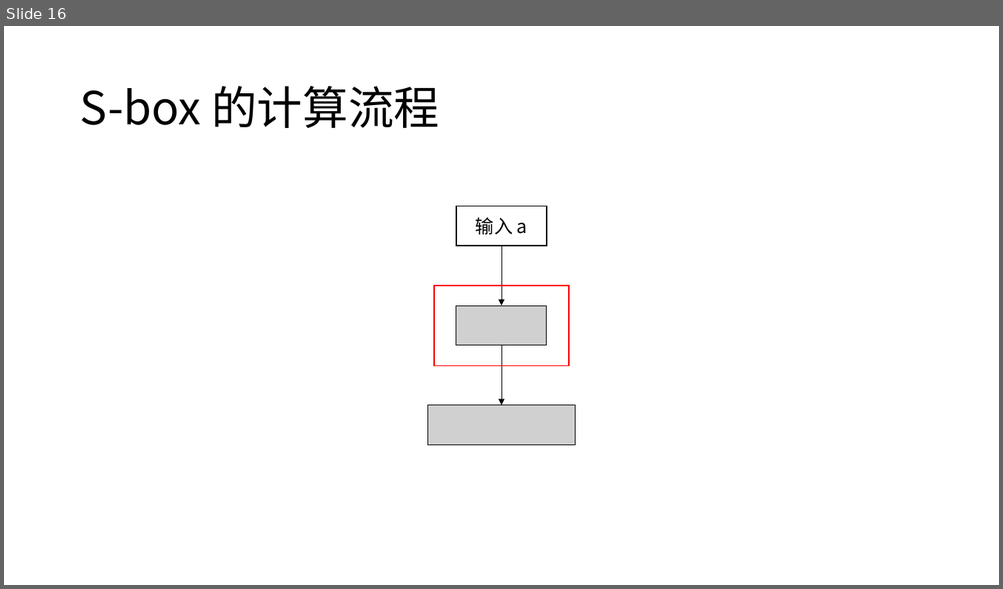
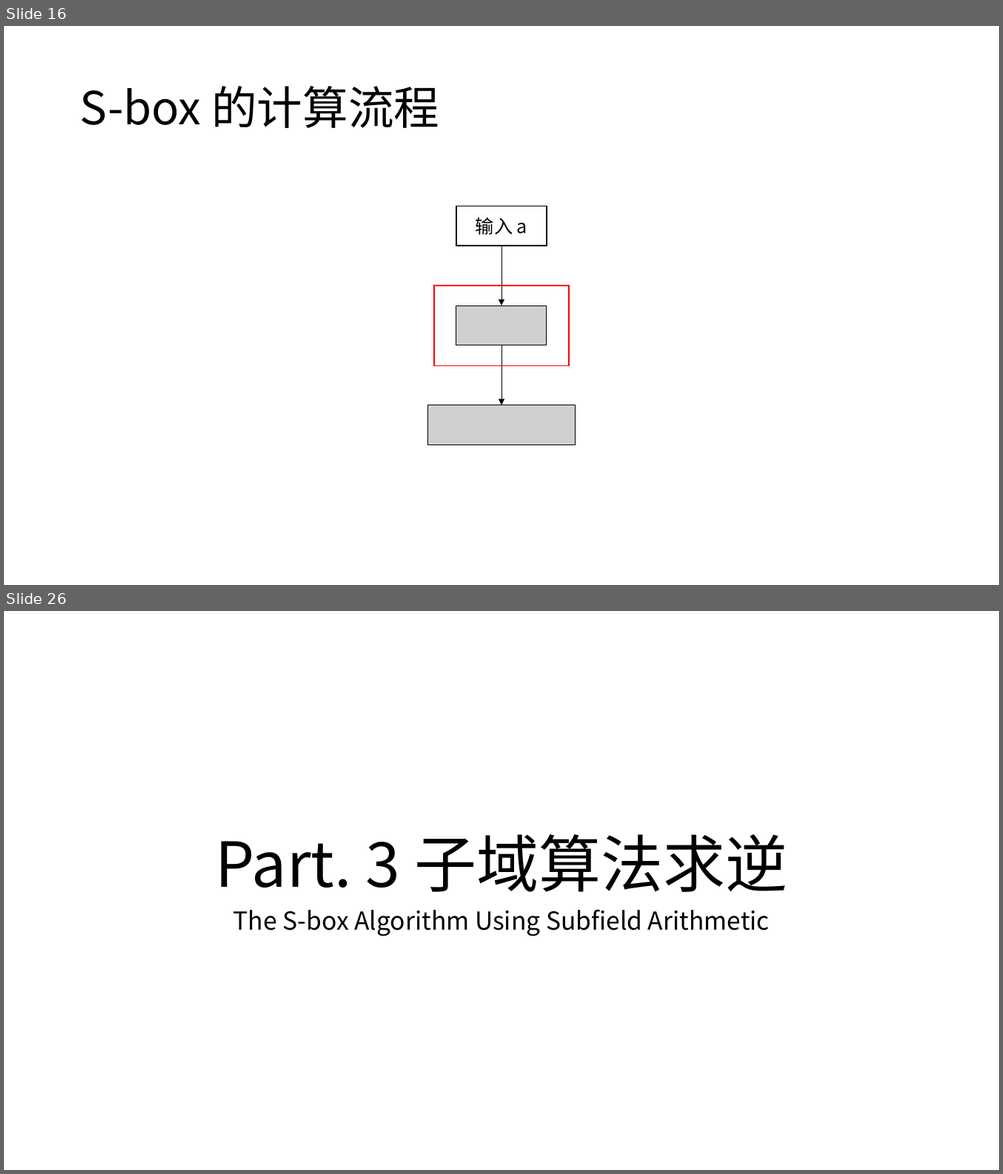
Before and after one commit to Blogg9ggg/Notes, a slide deck: A Very Compact S-box for AES/A Very Compact S-box for AES.pptm. Shown one above the other, each under a label of ours: slide 16 before the commit, slides 16 and 26 after it; the slides between them are not shown. The pictures are 1003x589 and 1003x1174 pixels, drawn with LibreOffice and Linux fonts; fonts in the diff are those of the drawing; grey boxes stand for pictures. Boxes give left, top, right and bottom in pixels: in the first picture for what was removed or moved away, otherwise in the second. Text is boxed around its words. In the diff, an @@ line names an element or a change of style, - is before the commit and + after.

```diff
--- a/A Very Compact S-box for AES/A Very Compact S-box for AES.pptm
+++ b/A Very Compact S-box for AES/A Very Compact S-box for AES.pptm
@@ slide 26 added at (4, 611, 999, 1170), background #FFFFFF @@
@@ title added at (216, 834, 787, 892), 60 pt, text #000000 @@
+Part. 3 子域算法求逆
@@ subtitle added at (233, 910, 769, 937), 24 pt, text #000000 @@
+The S-box Algorithm Using Subfield Arithmetic
```
Also in this commit, not shown: 1 slide changed, 19 other slides added.
